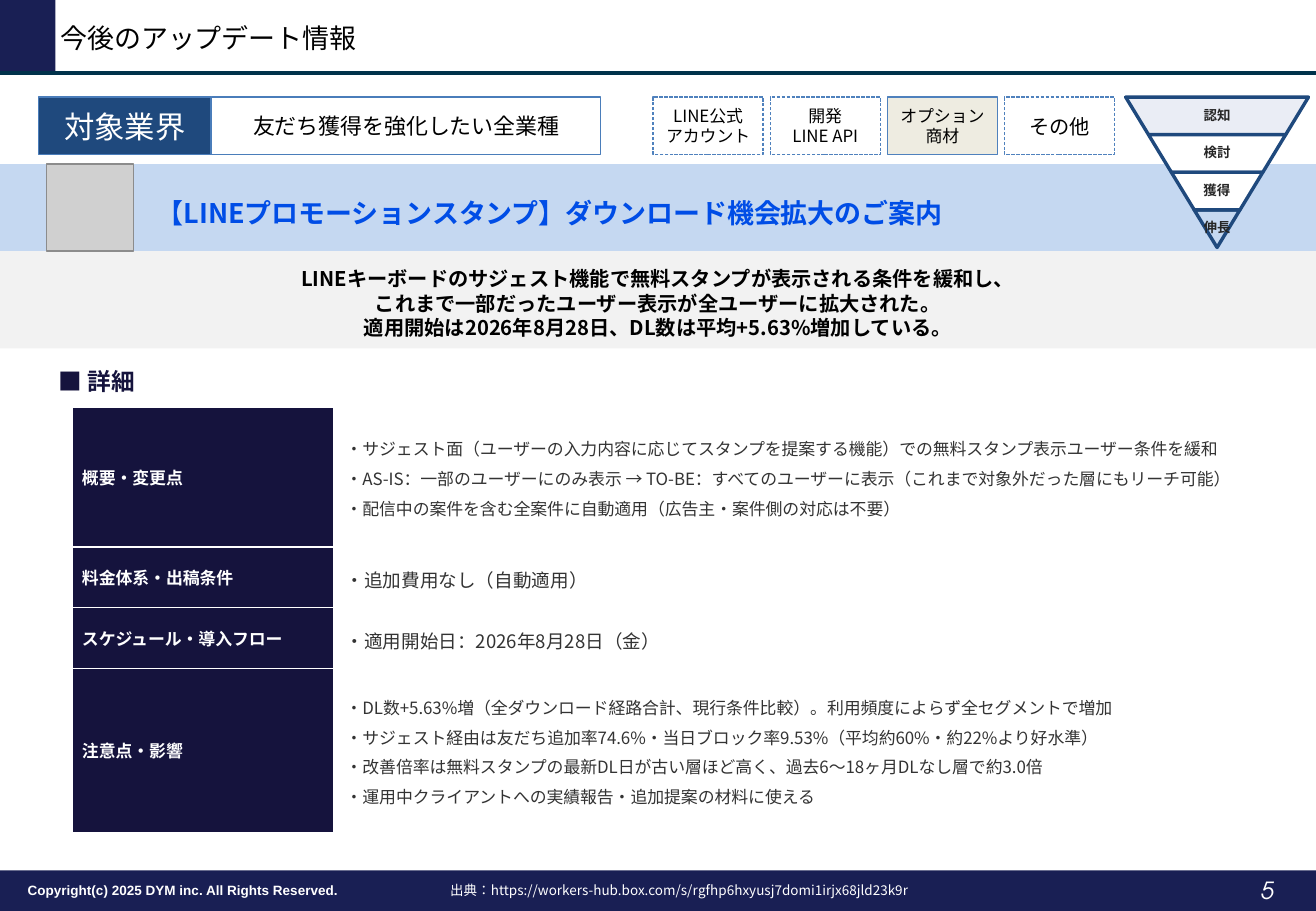
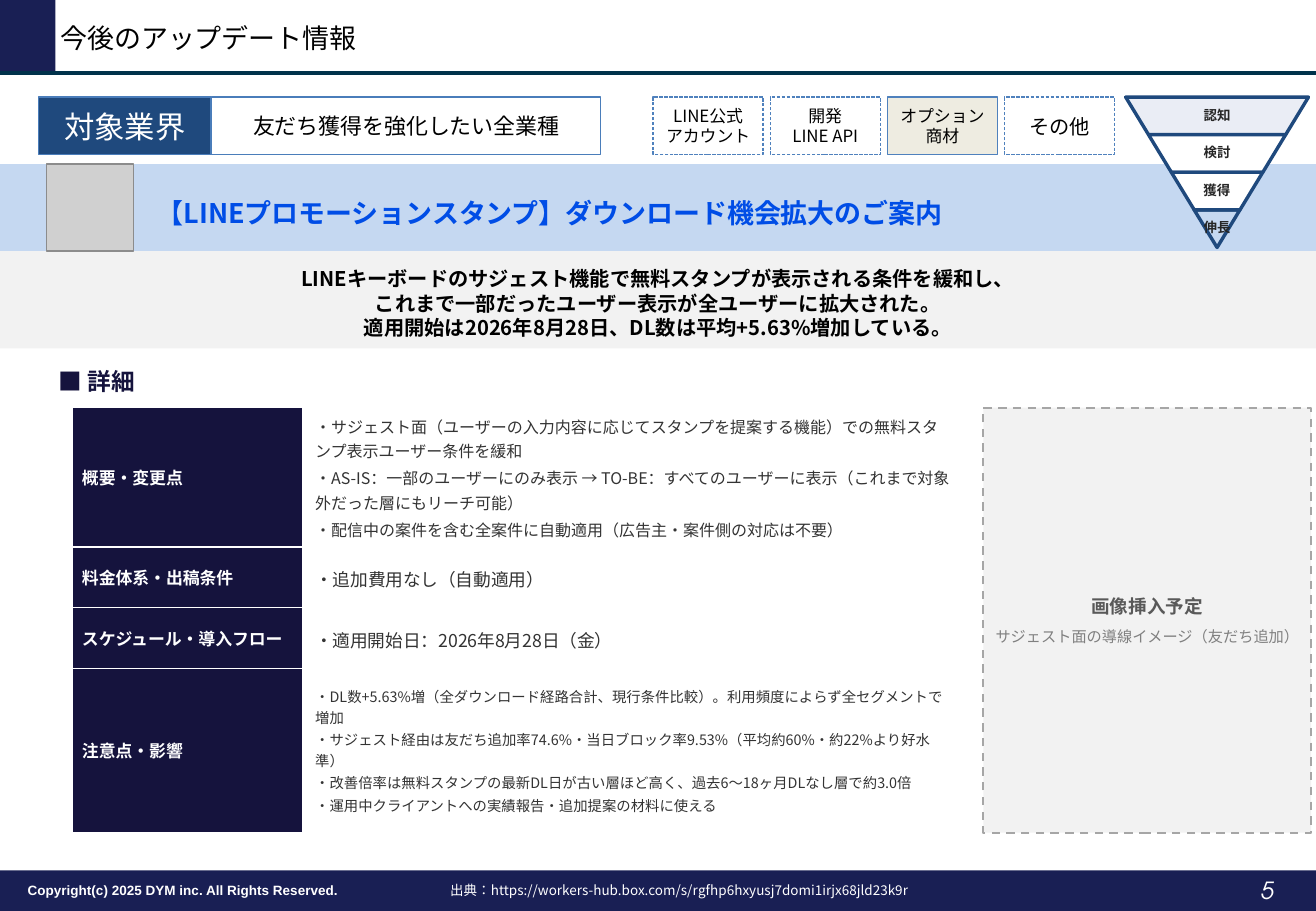
Before and after one commit to tonomura-r-dev/folder, a slide deck: slide 5 of LINEOA媒体最新情報_2026年9月トレンドレポート.pptx. Drawn at 1316x911 pixels with LibreOffice and Linux fonts; fonts in the diff are those of the drawing; grey boxes stand for pictures; background and template pictures are left out. Boxes give left, top, right and bottom in pixels: in the first picture for what was removed or moved away, otherwise in the second. Text is boxed around its words. In the diff, an @@ line names an element or a change of style, - is before the commit and + after.

```diff
--- a/LINEOA媒体最新情報_2026年9月トレンドレポート.pptx
+++ b/LINEOA媒体最新情報_2026年9月トレンドレポート.pptx
@@ table at <box>73,408,966,834</box> @@
@@ size 10 to 9.5 pt in "・サジェスト面（ユーザーの入力内容に応じてスタンプを提案する機能）での無料スタンプ表示ユーザー条件を緩和", "・AS-IS：一部のユーザーにのみ表示 → TO-BE：すべてのユーザーに表示（これまで対象外だった層にもリーチ可能）", "・配信中の案件を含む全案件に自動適用（広告主・案件側の対応は不要）" @@
@@ size 11 to 10.5 pt in "・追加費用なし（自動適用）", "・適用開始日：2026年8月28日（金）" @@
@@ size 10 to 8.5 pt in "・DL数+5.63%増（全ダウンロード経路合計、現行条件比較）。利用頻度によらず全セグメントで増加", "・サジェスト経由は友だち追加率74.6%・当日ブロック率9.53%（平均約60%・約22%より好水準）", "・改善倍率は無料スタンプの最新DL日が古い層ほど高く、過去6〜18ヶ月DLなし層で約3.0倍", "・運用中クライアントへの実績報告・追加提案の材料に使える" @@
@@ line spacing 1.08 to 1.05 @@
@@ line spacing 1.15 to 1.1 @@
@@ less space between paragraphs @@
@@ line spacing 1.08 to 1 @@
@@ table: place and size @@
-table at <box>73,408,1312,834</box>
+table at <box>73,408,966,834</box>
@@ rectangle added at <box>984,408,1312,834</box>, fill #F2F2F2, outline #A6A6A6 1.25 pt dashed, 9 pt, text #808080 @@
+画像挿入予定
+サジェスト面の導線イメージ（友だち追加）
```
Also in this commit, not shown: 5 other slides changed, 3 other files.
